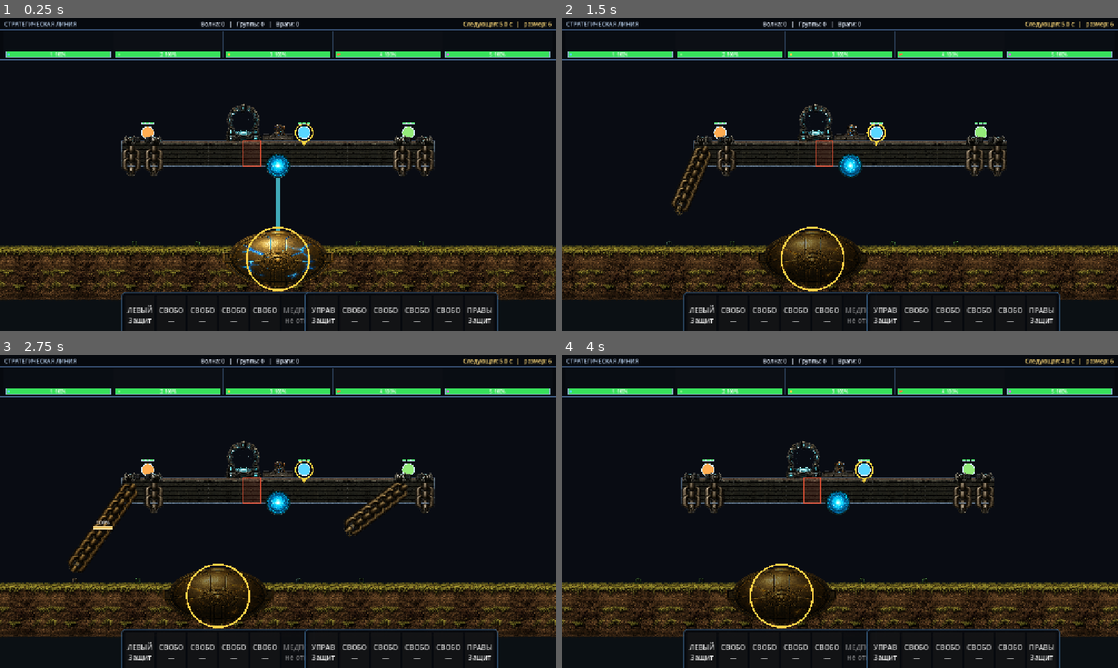
Above: before the commit, frames 1-4 (two rows, left to right).
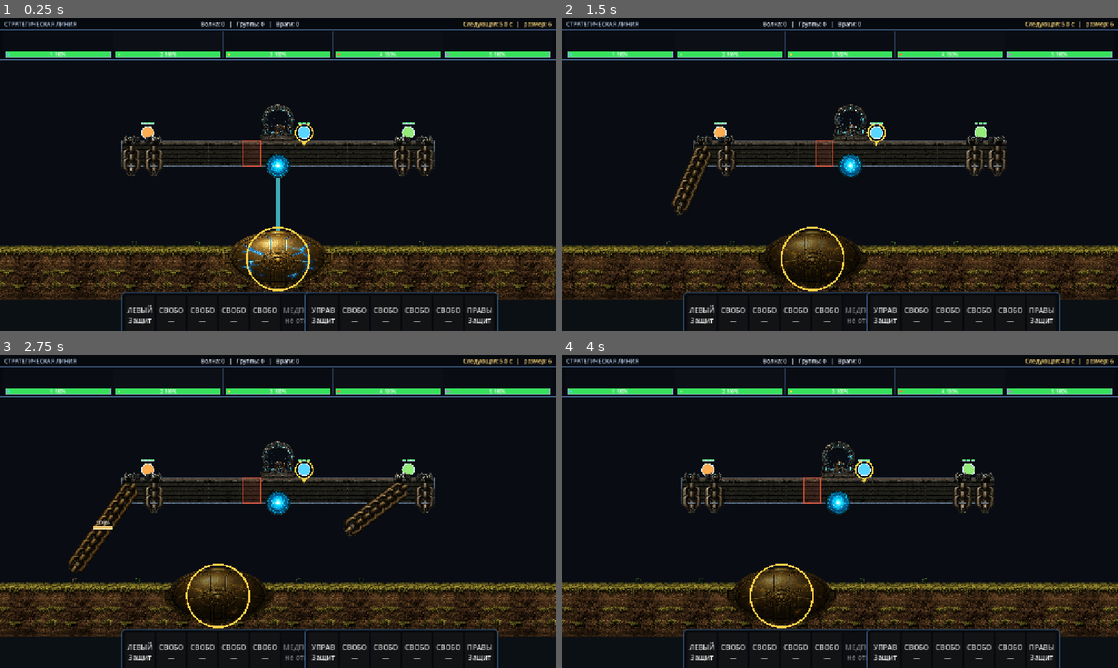
Above: after the commit, the same moments.

Repository: bageus/GloryProtect
Game: Godot game, scene res://scenes/game/game_root_with_flyers.tscn
The game is run twice, just before and just after one commit, with the same random seed, the same clock (stepped at 60 frames per second) and the same inputs.
Inputs (mouse positions are in pixels of both pictures, inside the frame that each line leads up to):
- Up to frame 1 (0.25 s): no input
- Up to frame 2 (1.5 s): tap Enter (ui_accept) at 0.5, 0.77 s; move the mouse to (962, 158) at 0.52 s; hold Right (ui_right) 0.53-1.25 s; tap 1 at 0.6 s; click (962, 158) at 0.67 s; drag from (728, 190) to (812, 237) at 1.27 s
- Up to frame 3 (2.75 s): move the mouse to (333, 442) at 2.02 s; hold Right (ui_right) from 2.03 s (still down); tap 3 at 2.1 s
- Up to frame 4 (4 s): release Right (ui_right) at 2.75 s; drag from (812, 574) to (673, 464) at 2.77 s; move the mouse to (1006, 558) at 3.52 s; hold Left (ui_left) from 3.53 s (still down); tap R at 3.6 s; tap Enter (ui_accept) at 3.77 s

The runs differ from the first frame. In frame 1, 0.4% of the frame differs, in the area x 40-54%, y 27-40%; in frame 2, 0.4%; in frame 3, 0.4%; in frame 4, 0.4%, in the area x 40-53%, y 27-40%.

Commit message:
Center portal and replacement spawn over platform core

Diff:
--- a/resources/balance/crew_balance.tres
+++ b/resources/balance/crew_balance.tres
@@ -11,4 +11,4 @@
 defender_local_y = -48.0
 defender_body_radius = 14.0
 replacement_delay_seconds = 12.0
-replacement_door_local_x = -80.0
+replacement_door_local_x = 0.0
